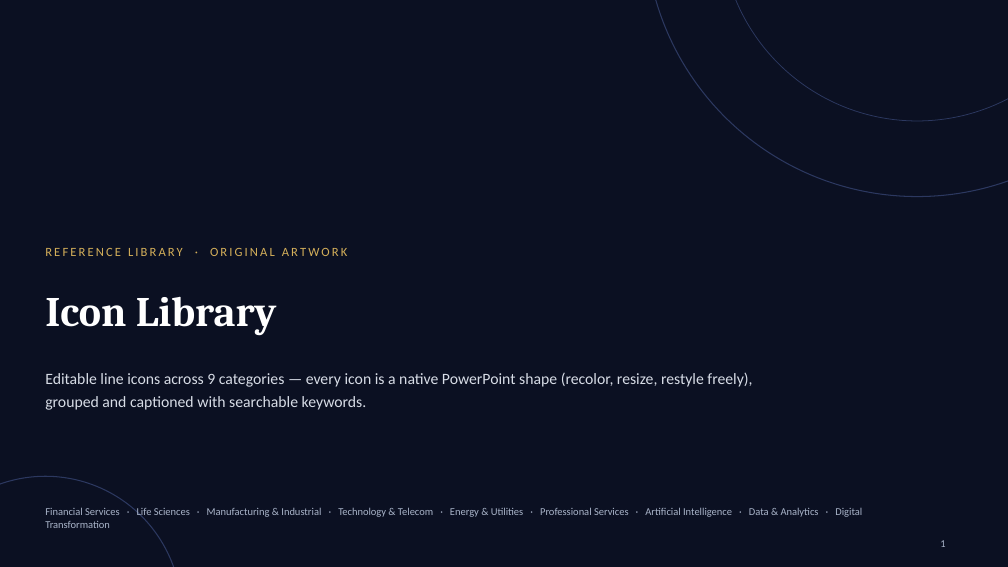
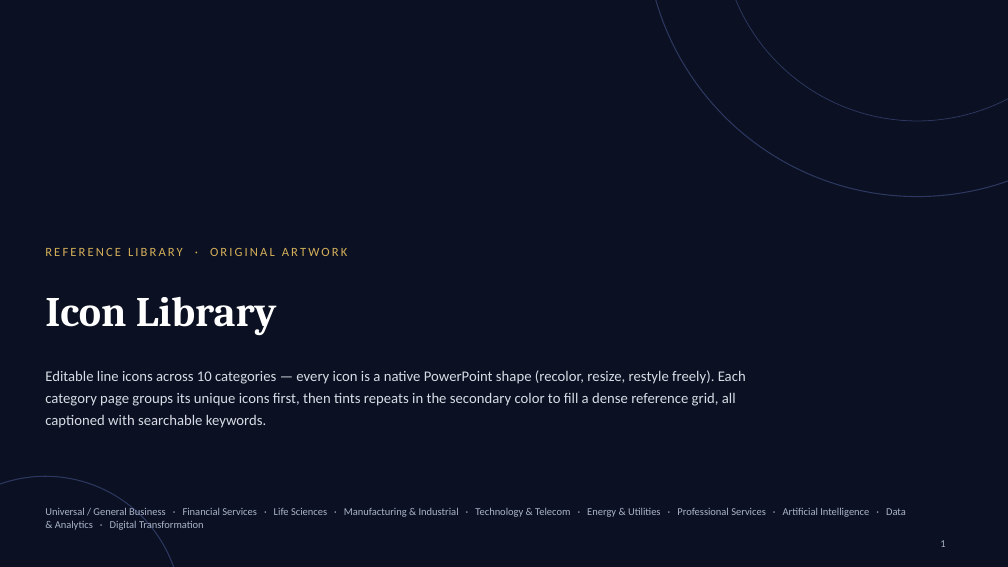
Before and after one commit to SwarmSolution/skills-introduction-to-github, a slide deck: slide 1 of business-development/templates/Icon-Library-Dark.pptx. Drawn at 1008x567 pixels with LibreOffice and Linux fonts; fonts in the diff are those of the drawing. Boxes give left, top, right and bottom in pixels: in the first picture for what was removed or moved away, otherwise in the second. Text is boxed around its words. In the diff, an @@ line names an element or a change of style, - is before the commit and + after.

```diff
--- a/business-development/templates/Icon-Library-Dark.pptx
+++ b/business-development/templates/Icon-Library-Dark.pptx
@@ text at (45,370,746,428): text changed; size 15 to 14 pt @@
-Editable line icons across 9 categories — every icon is a native PowerPoint shape (recolor, resize, restyle freely), grouped and captioned with searchable keywords.
+Editable line icons across 10 categories — every icon is a native PowerPoint shape (recolor, resize, restyle freely). Each category page groups its unique icons first, then tints repeats in the secondary color to fill a dense reference grid, all captioned with searchable keywords.
@@ text at (45,507,906,531): text changed @@
-Financial Services · Life Sciences · Manufacturing & Industrial · Technology & Telecom · Energy & Utilities · Professional Services · Artificial Intelligence · Data & Analytics · Digital Transformation
+Universal / General Business · Financial Services · Life Sciences · Manufacturing & Industrial · Technology & Telecom · Energy & Utilities · Professional Services · Artificial Intelligence · Data & Analytics · Digital Transformation
```
Also in this commit, not shown: 3 other slides changed, 7 slides added, 6 slides removed, 3 other files.
